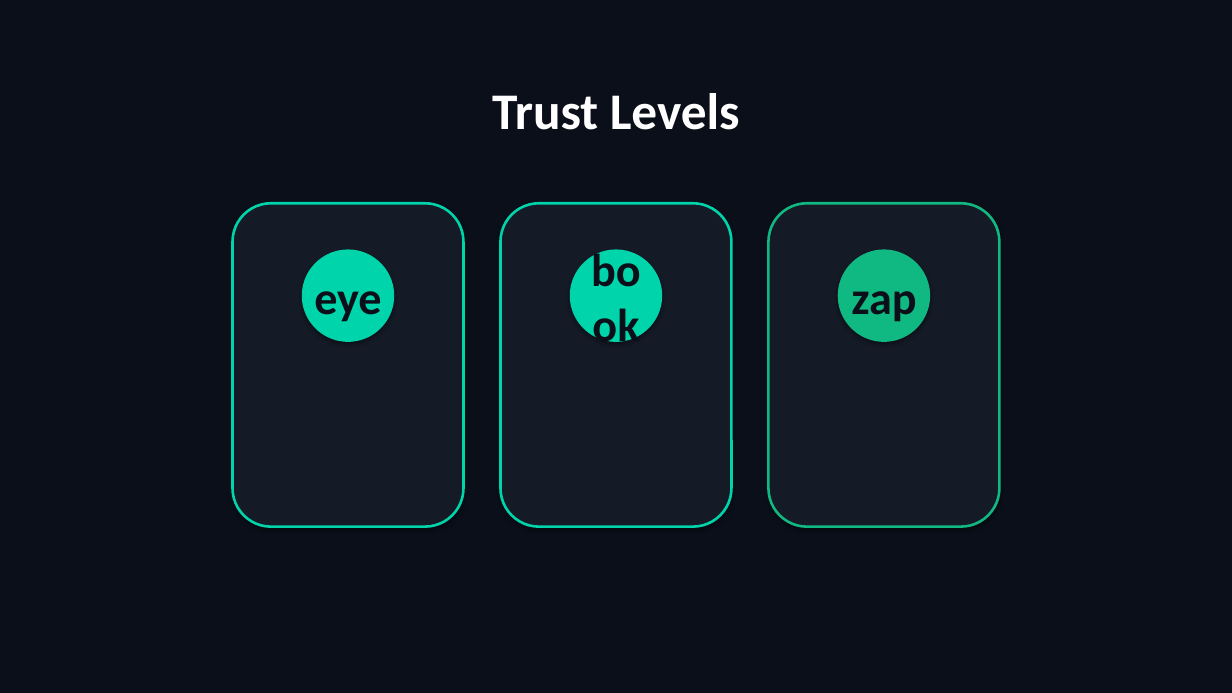
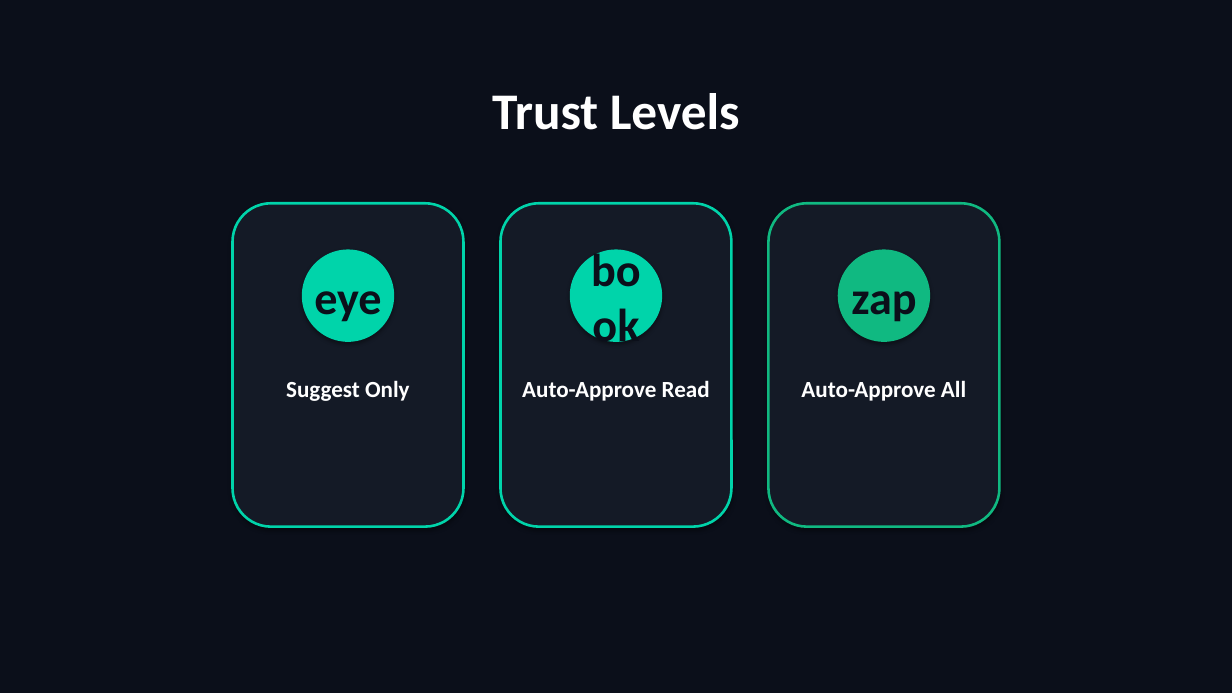
Before and after one commit to scottrhay/AIA-ClaudeCopilot, a slide deck: slide 70 of slides/Day2_Claude_Code_Fundamentals.pptx. Drawn at 1232x693 pixels with LibreOffice and Linux fonts; fonts in the diff are those of the drawing. Boxes give left, top, right and bottom in pixels: in the first picture for what was removed or moved away, otherwise in the second. Text is boxed around its words. In the diff, an @@ line names an element or a change of style, - is before the commit and + after.

Commit message:
Fix three_cards rendering + regenerate Day 2 & Day 3
Generator fix: three_cards now renders card.title and card.body
(was only rendering card.label). Title in bold white, body in muted gray.

Day 3: fixed 4 empty content slides, regenerated. 104 slides, 2 minimal (both statements).
Day 2: regenerated with all fixes. 109 slides, 24 minimal (all section dividers/statements).
Both ZIPs cleaned.

```diff
--- a/slides/Day2_Claude_Code_Fundamentals.pptx
+++ b/slides/Day2_Claude_Code_Fundamentals.pptx
@@ text added at box(286, 380, 410, 401), 18 pt, text #FFFFFF, bold @@
+Suggest Only
@@ text added at box(522, 380, 710, 401), 18 pt, text #FFFFFF, bold @@
+Auto-Approve Read
@@ text added at box(801, 380, 966, 401), 18 pt, text #FFFFFF, bold @@
+Auto-Approve All
```
Also in this commit, not shown: 1 other slide changed, 1 other file.
